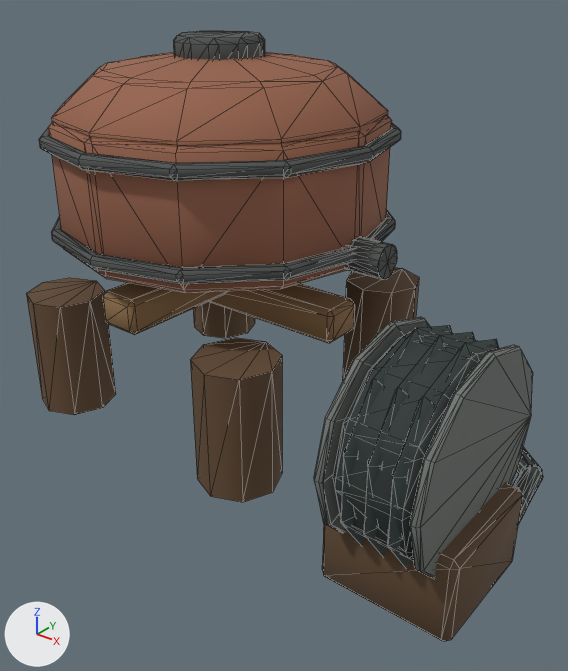
The glTF model sketches/core-loop/assets/models/park/props/pit/water_tank_a.glb, before and after one commit.
Before and after are seen from a camera (50 mm lens) standing at (3.47, -4.39, 3.53) and looking at (0.14, -0.23, 0.95). Every picture has the same lights, and +X, +Y and +Z are marked at lower left. The first picture is the older version. Mesh edges are drawn as thin lines. Where no turn or scale is listed for an object, it has been applied to the vertices. Vertices at exactly the same position are counted once.

Script lines for the objects in view, before the commit:
```python
me_surface = bpy.data.meshes.new('Surface')
me_surface.from_pydata(...)  # 1104 vertices, 2124 faces; spans x -2.16..2.16, y -1.54..1.54, z 0.0..2.99
me_surface.materials.append(mat_paint)
ob_surface = bpy.data.objects.new('Surface', me_surface)
ob_surface.location = (0.0, 0.0, 0.0)
```
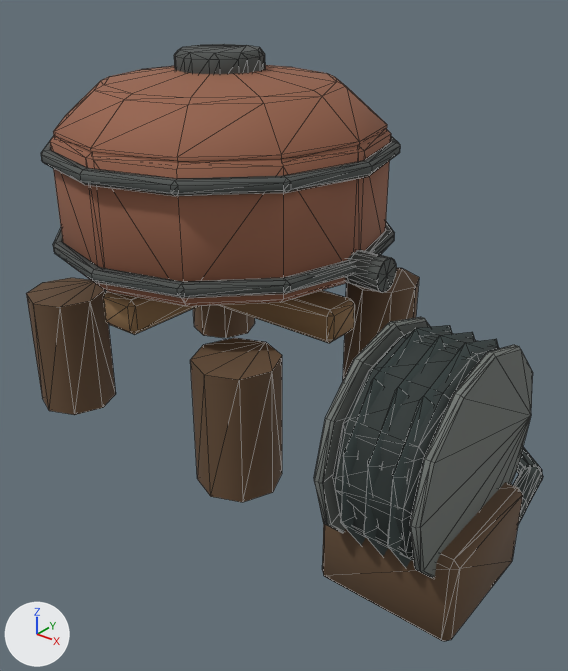
Changed parts and their boxes (x1, y1, x2, y2) in the pictures (568 x 671 px; the box of a moved part takes in the faces that stretch with it):
'Surface', reshaped
    before: (26, 30, 543, 641)
    after: (26, 44, 543, 641)
part 1 of me_surface, moved or reshaped
    before: (173, 30, 265, 60)
    after: (174, 44, 265, 75)
part 2 of me_surface, moved or reshaped
    before: (48, 116, 392, 293)
    after: (50, 130, 391, 306)
part 3 of me_surface, moved or reshaped
    before: (51, 52, 388, 147)
    after: (53, 65, 387, 163)
part 4 of me_surface, moved or reshaped
    before: (39, 123, 401, 284)
    after: (41, 137, 400, 298)
part 5 of me_surface, recoloured
    before: (103, 283, 338, 307)
    after: (103, 251, 386, 307)

The change in detail:
me_surface is used by ob_surface; location (0.0, 0.0, 0.0).
me_surface had 1104 vertices, 2124 faces and spanned x -2.16..2.16, y -1.54..1.54, z 0.0..2.99.
me_surface now has 1104 vertices, 2124 faces and spans x -2.16..2.16, y -1.54..1.54, z 0.0..2.89.
me_surface part 1: the loose piece of 60 vertices spanning x -1.12..-0.45, y -0.18..0.5, z 2.74..2.99 is moved by (0.0, 0.0, -0.1).
me_surface part 2: the loose piece of 56 vertices spanning x -2.07..0.5, y -1.13..1.45, z 1.45..2.45 is moved by (0.0, 0.0, -0.1).
me_surface part 3: the loose piece of 74 vertices spanning x -2.05..0.48, y -1.11..1.43, z 2.0..2.9 is moved by (0.0, 0.0, -0.1).
me_surface part 4: 140 vertices moved from x -1.99..0.76, y -1.22..1.54, z 1.44..2.35 to x -1.99..0.76, y -1.22..1.54, z 1.34..2.22; 112 vertices removed from x -2.16..0.59, y -1.22..1.54, z 1.58..2.35; 112 vertices added at x -2.16..0.59, y -1.22..1.54, z 1.45..2.22.
me_surface part 5: 42 kept faces spanning x -1.99..0.76, y -1.04..1.36, z 1.05..2.25 get new vertex colours; the middle colour goes from brown #8b6b46 to brown #856543.
Other edits to the shape of me_surface do not show in these pictures.
